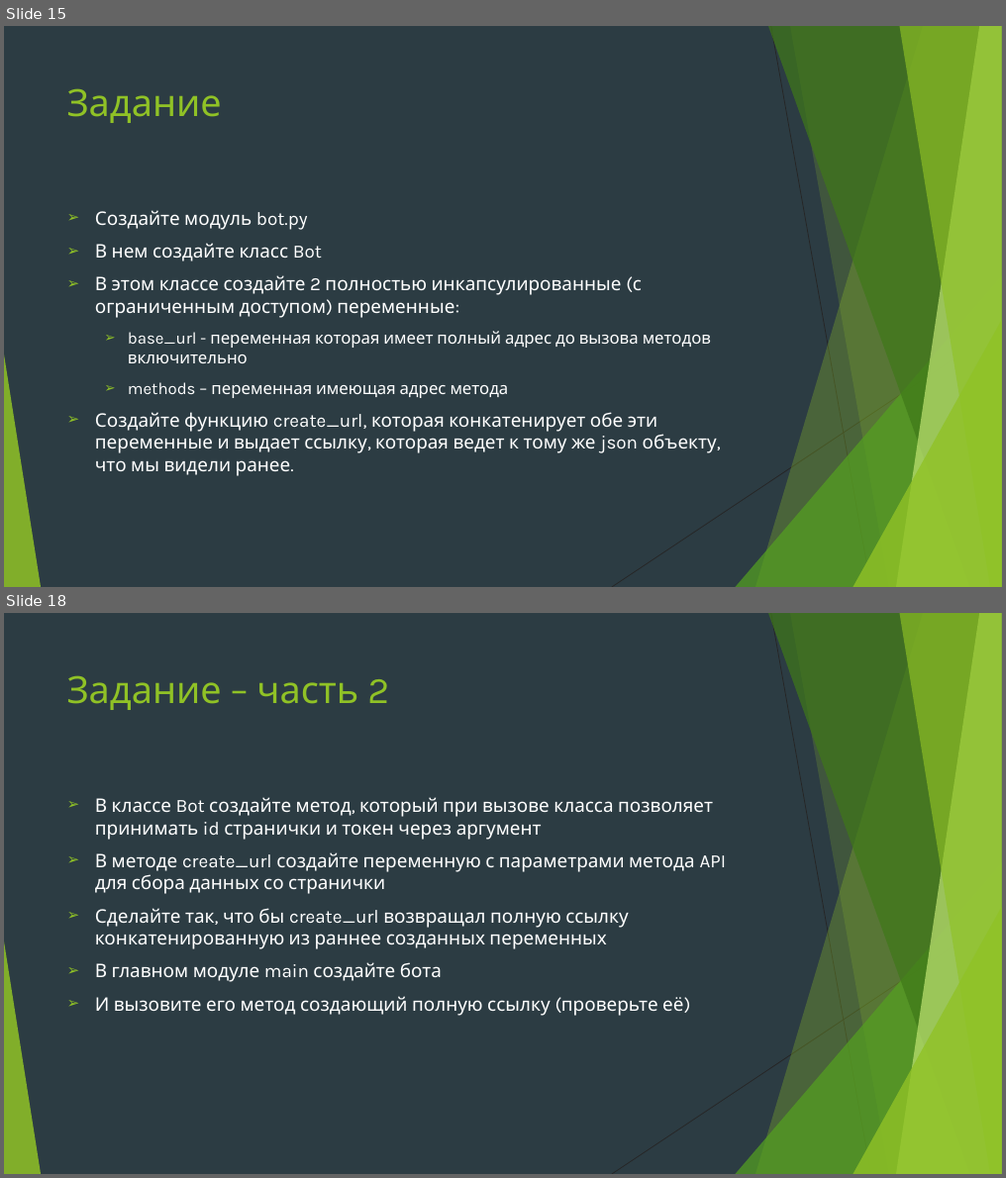
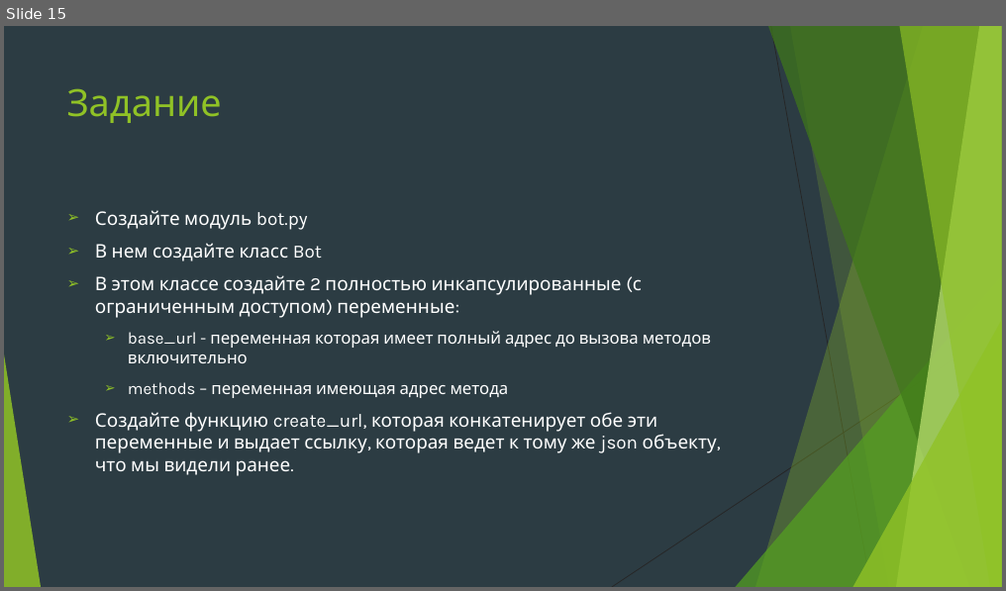
Before and after one commit to Yegor9151/for_corund, a slide deck: python/module2/presentation/урок 4 модуль 2.pptx. Shown one above the other, each under a label of ours: slides 15 and 18 before the commit, slide 15 after it; the slides between them are not shown. The pictures are 1006x1178 and 1006x591 pixels, drawn with LibreOffice and Linux fonts; fonts in the diff are those of the drawing. Boxes give left, top, right and bottom in pixels: in the first picture for what was removed or moved away, otherwise in the second. Text is boxed around its words. In the diff, an @@ line names an element or a change of style, - is before the commit and + after.

```diff
--- a/python/module2/presentation/урок 4 модуль 2.pptx
+++ b/python/module2/presentation/урок 4 модуль 2.pptx
@@ slide 18 removed at [4, 613, 1002, 1174], background #2C3C43; not listed: 10 template elements that a slide beside it also shows @@
@@ title removed at [67, 675, 389, 710] @@
-Задание – часть 2
@@ text removed at [95, 797, 727, 1016] @@
-➢ В классе Bot создайте метод, который при вызове класса позволяет принимать id странички и токен через аргумент
-➢ В методе create_url создайте переменную с параметрами метода API для сбора данных со странички
-➢ Сделайте так, что бы create_url возвращал полную ссылку конкатенированную из раннее созданных переменных
-➢ В главном модуле main создайте бота
-➢ И вызовите его метод создающий полную ссылку (проверьте её)
```
Also in this commit, not shown: 2 other slides removed.
